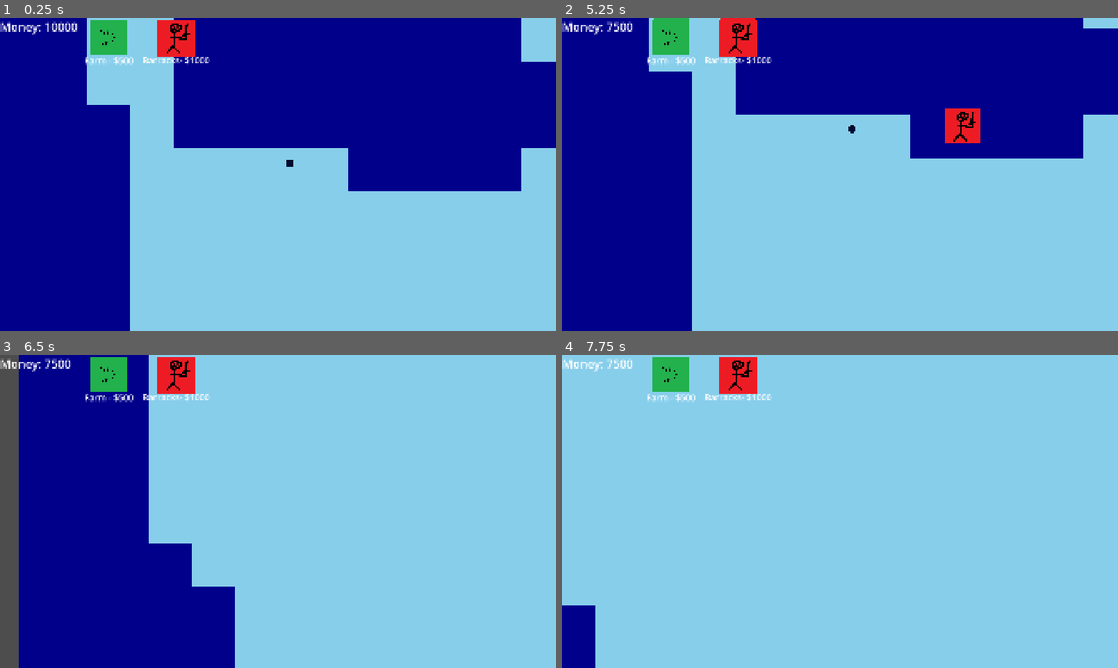
Above: before the commit, frames 1-4 (two rows, left to right).
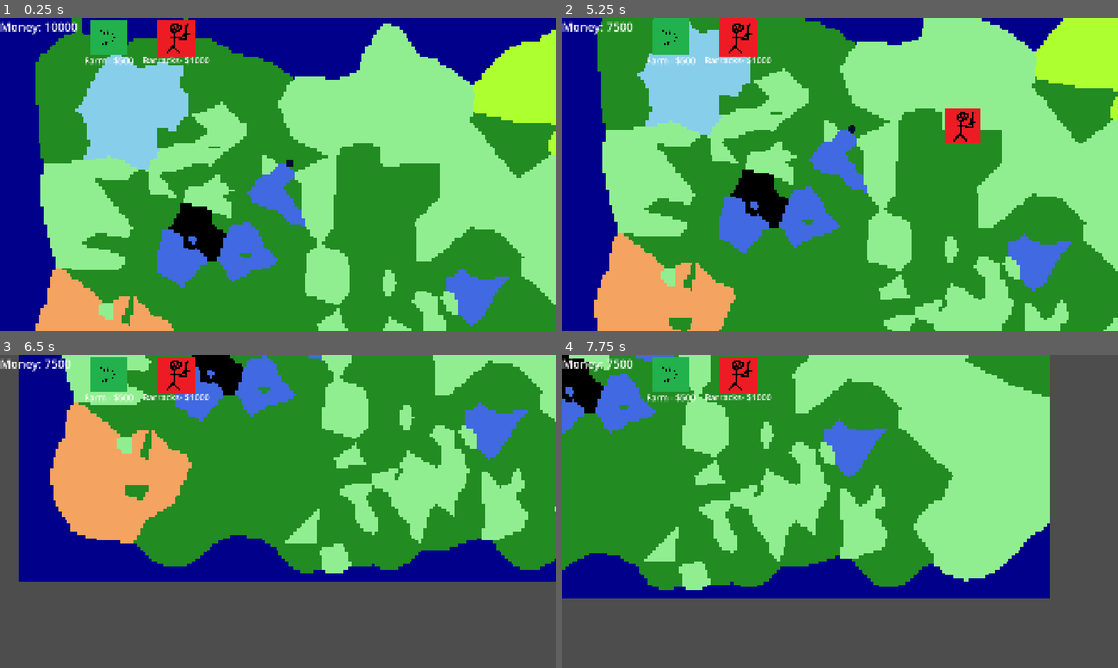
Above: after the commit, the same moments.

Repository: NathanBerglas/ROR-Testing
Game: Godot game, scene res://scenes/main.tscn
The game is run twice, just before and just after one commit, with the same random seed, the same clock (stepped at 60 frames per second) and the same inputs.
Inputs (mouse positions are in pixels of both pictures, inside the frame that each line leads up to):
- Up to frame 1 (0.25 s): no input
- Up to frame 2 (5.25 s): click (667, 36) at 0.5 s; click (739, 36) at 1.25 s; click (667, 36) at 2 s; click (739, 36) at 2.75 s; click (667, 36) at 3.5 s; click (739, 36) at 4.25 s; tap Enter at 5 s; move the mouse to (962, 158) at 5.02 s; hold S (move_camera_down) from 5.03 s (still down)
- Up to frame 3 (6.5 s): move the mouse to (166, 527) at 5.77 s; release S (move_camera_down) at 5.78 s; tap A (move_camera_left) at 5.85 s
- Up to frame 4 (7.75 s): move the mouse to (895, 442) at 6.52 s; hold D (move_camera_right) 6.53-7.28 s; move the mouse to (812, 574) at 7.27 s; tap W (move_camera_up) at 7.35 s

The runs differ from the first frame. In frame 1, 79% of the frame differs, in the area x 6-100%, y 0-100%; in frame 2, 86%; in frame 3, 87%; in frame 4, 98%, in the area x 0-100%, y 0-100%.

Commit message:
Moved variables to ready and deleted some useless ones

Diff:
--- a/scenes/BiomeGen/BiomeGen.tscn
+++ b/scenes/BiomeGen/BiomeGen.tscn
@@ -5,6 +5,7 @@
 
 [node name="Biome Gen" type="Node2D"]
 script = ExtResource("1_l40ff")
+BORDER_RESOLUTION = 400
 gen_data = ExtResource("2_5j2y8")
 
 [node name="Ground Mesh" type="MeshInstance2D" parent="."]
--- a/scripts/BiomeGen/NatesBiomeGen.gd
+++ b/scripts/BiomeGen/NatesBiomeGen.gd
@@ -1,17 +1,15 @@
 extends Node2D
 
 # Main Area
-@export var SCREEN_RESOLUTION: Vector2i = Vector2i(1920 * 15,15 * 1080)
+@export var SCREEN_RESOLUTION: Vector2i = Vector2i(1920,1080)
 @export var COLS: int = 192
-var PIXELS_PER_TILE: int = int(SCREEN_RESOLUTION.x / COLS)
-var ROWS: int = int(SCREEN_RESOLUTION.y / PIXELS_PER_TILE)
+var PIXELS_PER_TILE: int
 
 # Map Area
 @export var BORDER_RESOLUTION: int = 500
-var BORDER_TILES: int = int(BORDER_RESOLUTION / PIXELS_PER_TILE)
-var MAP_RESOLUTION: Vector2i = Vector2i(SCREEN_RESOLUTION.x + BORDER_RESOLUTION, SCREEN_RESOLUTION.y + BORDER_RESOLUTION)
-var MAP_COLS: int = MAP_RESOLUTION.x / PIXELS_PER_TILE
-var MAP_ROWS: int = MAP_RESOLUTION.y / PIXELS_PER_TILE
+var MAP_RESOLUTION: Vector2i
+var MAP_COLS: int
+var MAP_ROWS: int
 
 # Gen Data
 @export var gen_data: JSON
@@ -20,6 +18,18 @@
 const max_poisson_attempts_1d: int = 100
 const max_poisson_attempts_2d: int = 100
 const sphere_packing_constant: float = 0.8
+
+func _ready() -> void:
+	# Main Area
+	PIXELS_PER_TILE = int(SCREEN_RESOLUTION.x / COLS)
+
+	# Map Area
+	MAP_RESOLUTION = Vector2i(SCREEN_RESOLUTION.x + BORDER_RESOLUTION, SCREEN_RESOLUTION.y + BORDER_RESOLUTION)
+	MAP_COLS = MAP_RESOLUTION.x / PIXELS_PER_TILE
+	MAP_ROWS = MAP_RESOLUTION.y / PIXELS_PER_TILE
+
+	# Generate Mesh
+	_generate_mesh()
 
 # 1 dimensional poisson disk distribution
 func _poisson_dd_1d(min: int, max: int, n: int, density: float) -> Array:
@@ -105,9 +115,6 @@
 		return Vector2(0,distance)
 	return Vector2(distance,0)
 
-func _ready():
-	_generate_mesh()
-
 # Generates the mesh
 func _generate_mesh():
 	# Mesh variables
@@ -247,8 +254,6 @@
 			# FOR DEBUGGING
 			#if (row == floor(MAP_ROWS/2) and col == floor(MAP_COLS/2)):
 			#	color = Color.WEB_PURPLE
-			#if  !((BORDER_TILES < row and row < ROWS) and (BORDER_TILES < col and col < COLS)): # Inside point area
-			#	color = Color.WEB_MAROON
 			#if (closest_feature.x < PIXELS_PER_TILE): # Is on a point
 			#	color = Color.WEB_PURPLE
 
